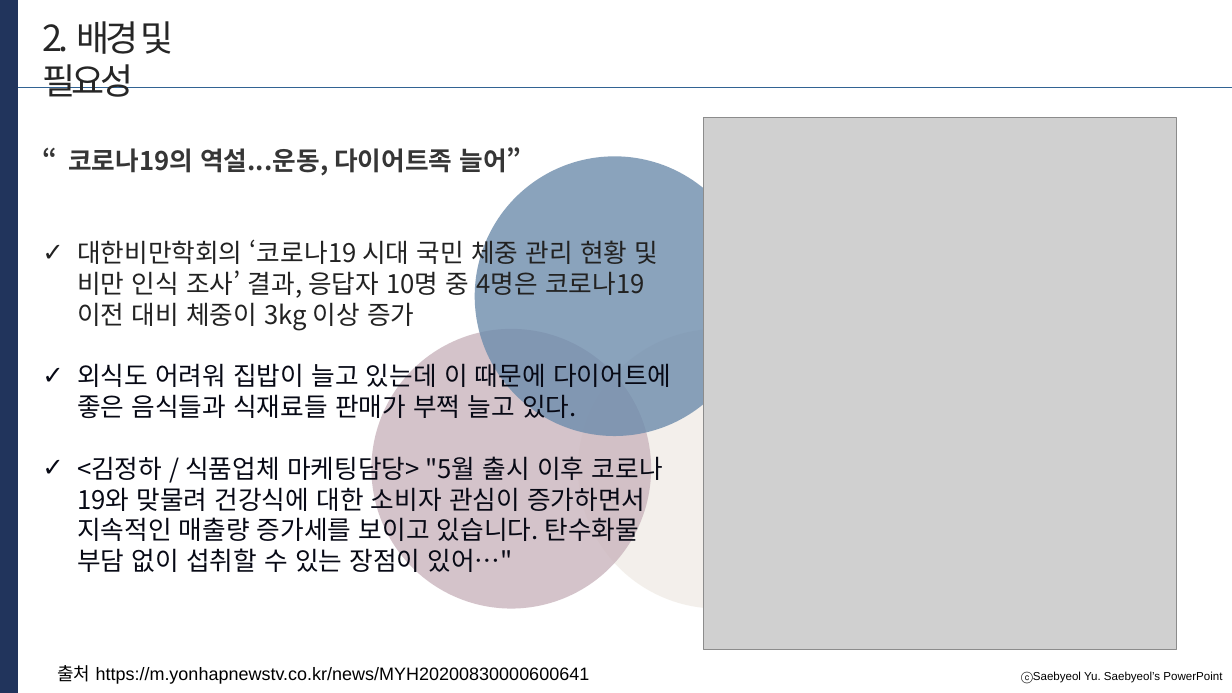
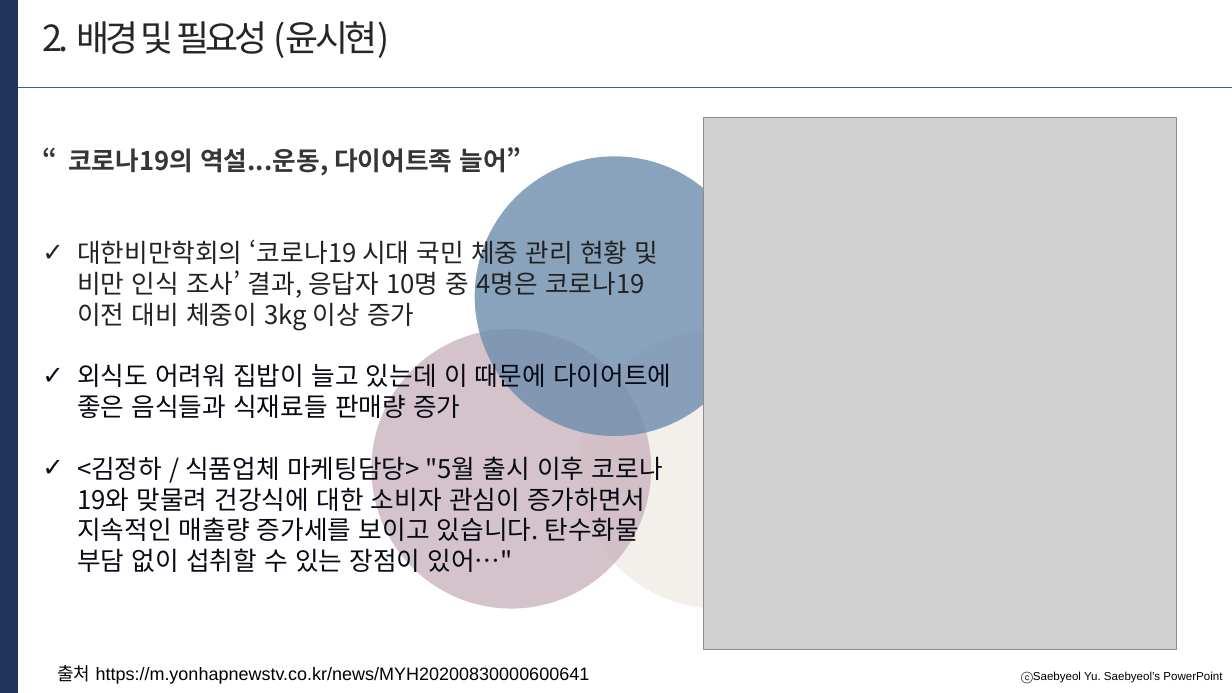
Before and after one commit to developerYHLee/University_Homework, a slide deck: slide 4 of 기말과제.pptx. Drawn at 1232x693 pixels with LibreOffice and Linux fonts; fonts in the diff are those of the drawing; grey boxes stand for pictures. Boxes give left, top, right and bottom in pixels: in the first picture for what was removed or moved away, otherwise in the second. Text is boxed around its words. In the diff, an @@ line names an element or a change of style, - is before the commit and + after.

```diff
--- a/기말과제.pptx
+++ b/기말과제.pptx
@@ text at box(42, 21, 390, 58): text changed @@
-2. 배경 및 필요성
+2. 배경 및 필요성 (윤시현)
@@ text at box(77, 359, 671, 423): text changed @@
-✓ 외식도 어려워 집밥이 늘고 있는데 이 때문에 다이어트에 좋은 음식들과 식재료들 판매가 부쩍 늘고 있다.
+✓ 외식도 어려워 집밥이 늘고 있는데 이 때문에 다이어트에 좋은 음식들과 식재료들 판매량 증가
```
Also in this commit, not shown: 20 other slides changed.
